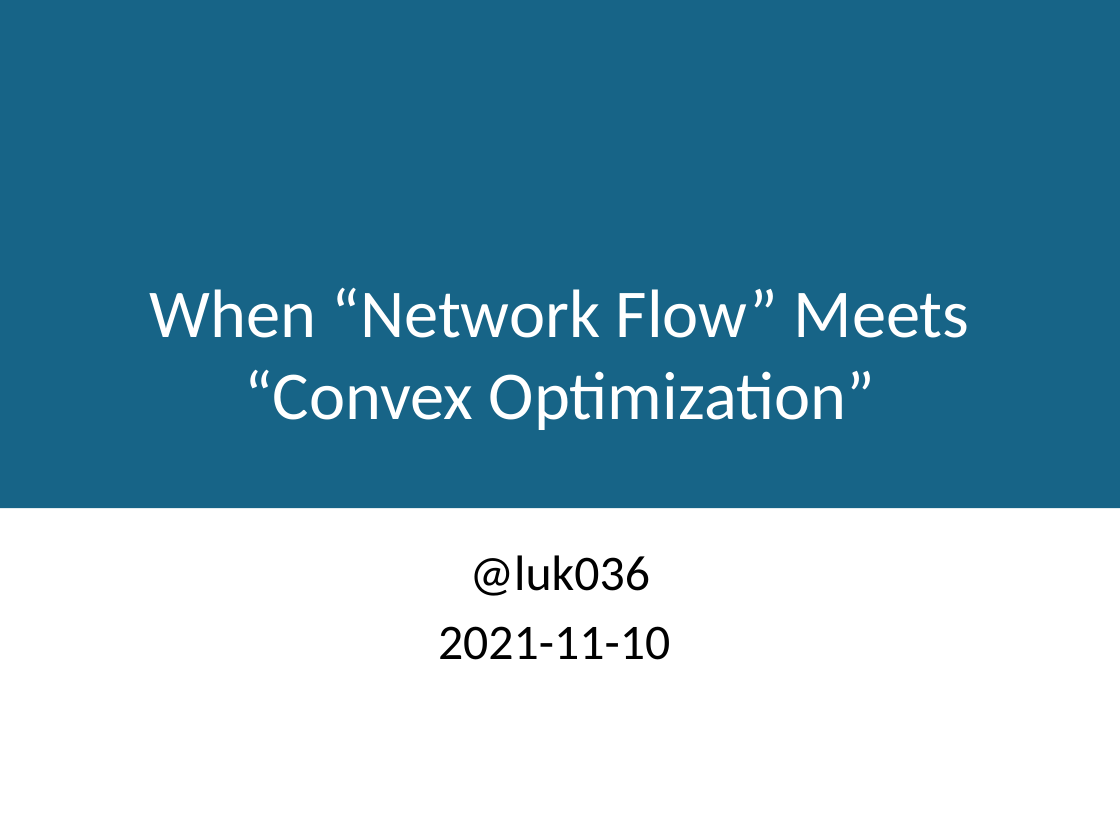
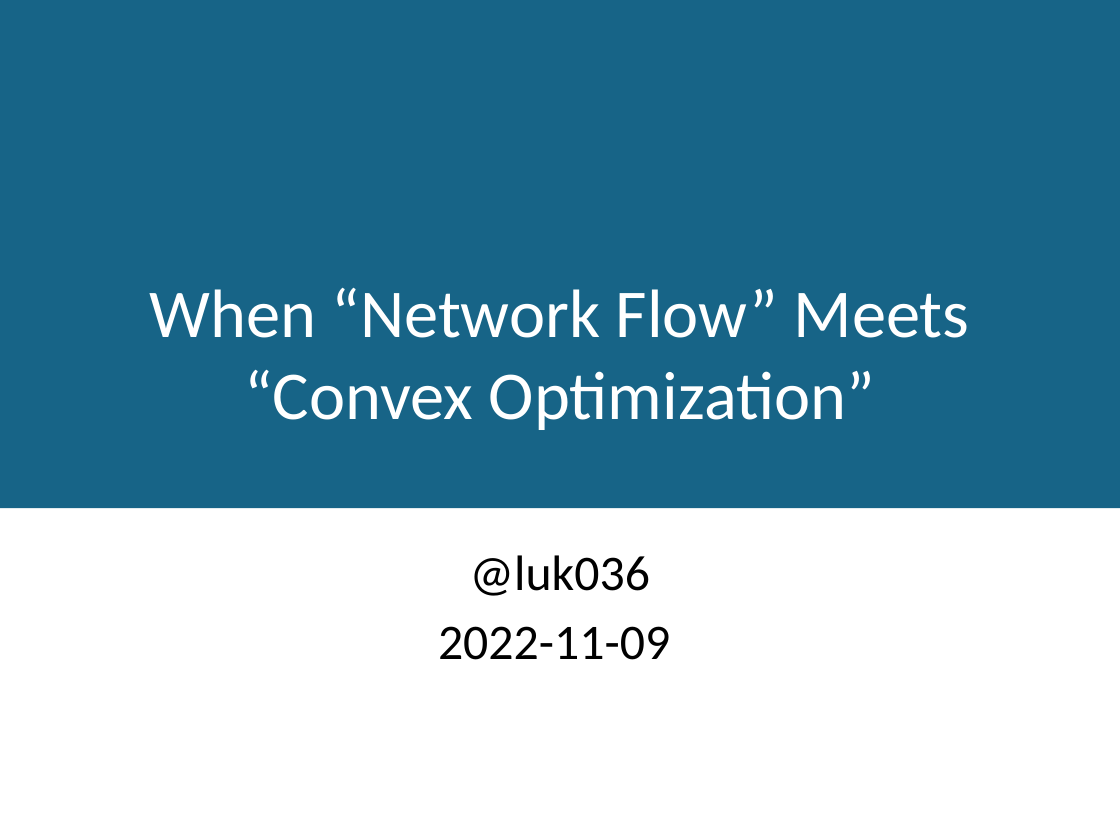
Before and after one commit to luk036/luk036.github.io, a slide deck: slide 1 of algo4dfm/netflow+cvxopt.pptx. Drawn at 1120x840 pixels with LibreOffice and Linux fonts; fonts in the diff are those of the drawing. Boxes give left, top, right and bottom in pixels: in the first picture for what was removed or moved away, otherwise in the second. Text is boxed around its words. In the diff, an @@ line names an element or a change of style, - is before the commit and + after.

Commit message:
update lectures

```diff
--- a/algo4dfm/netflow+cvxopt.pptx
+++ b/algo4dfm/netflow+cvxopt.pptx
@@ subtitle at bbox=[438, 626, 670, 660]: text changed @@
-2021-11-10
+2022-11-09
```
Also in this commit, not shown: 1 other slide changed, 4 other files.
